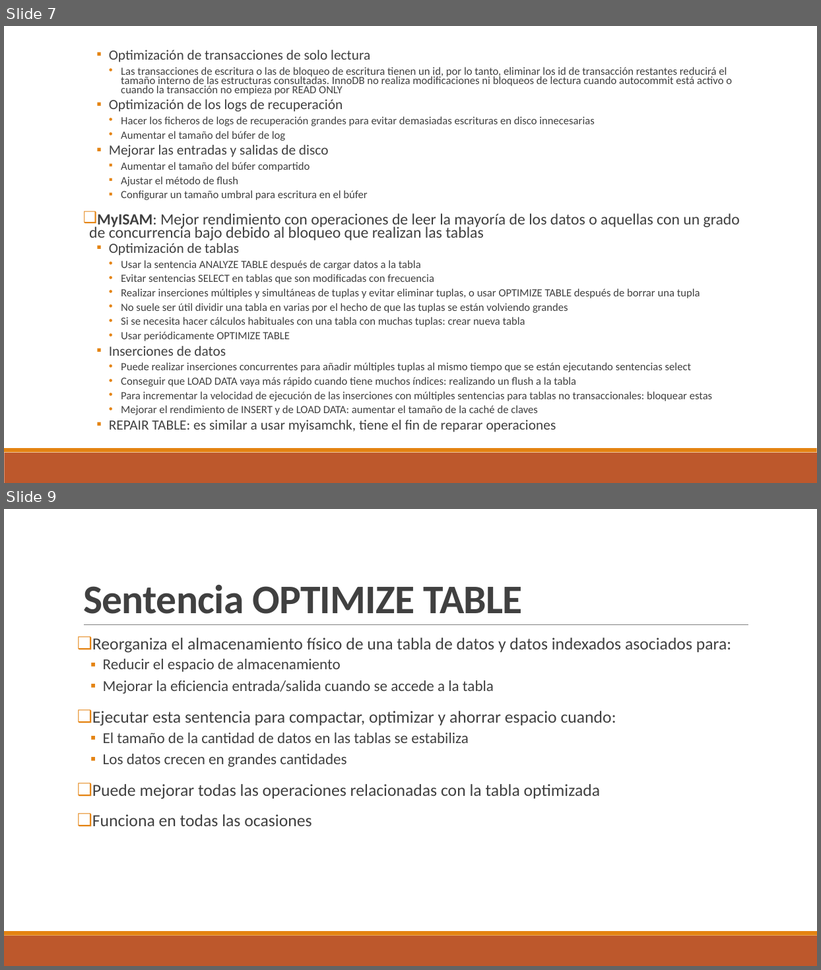
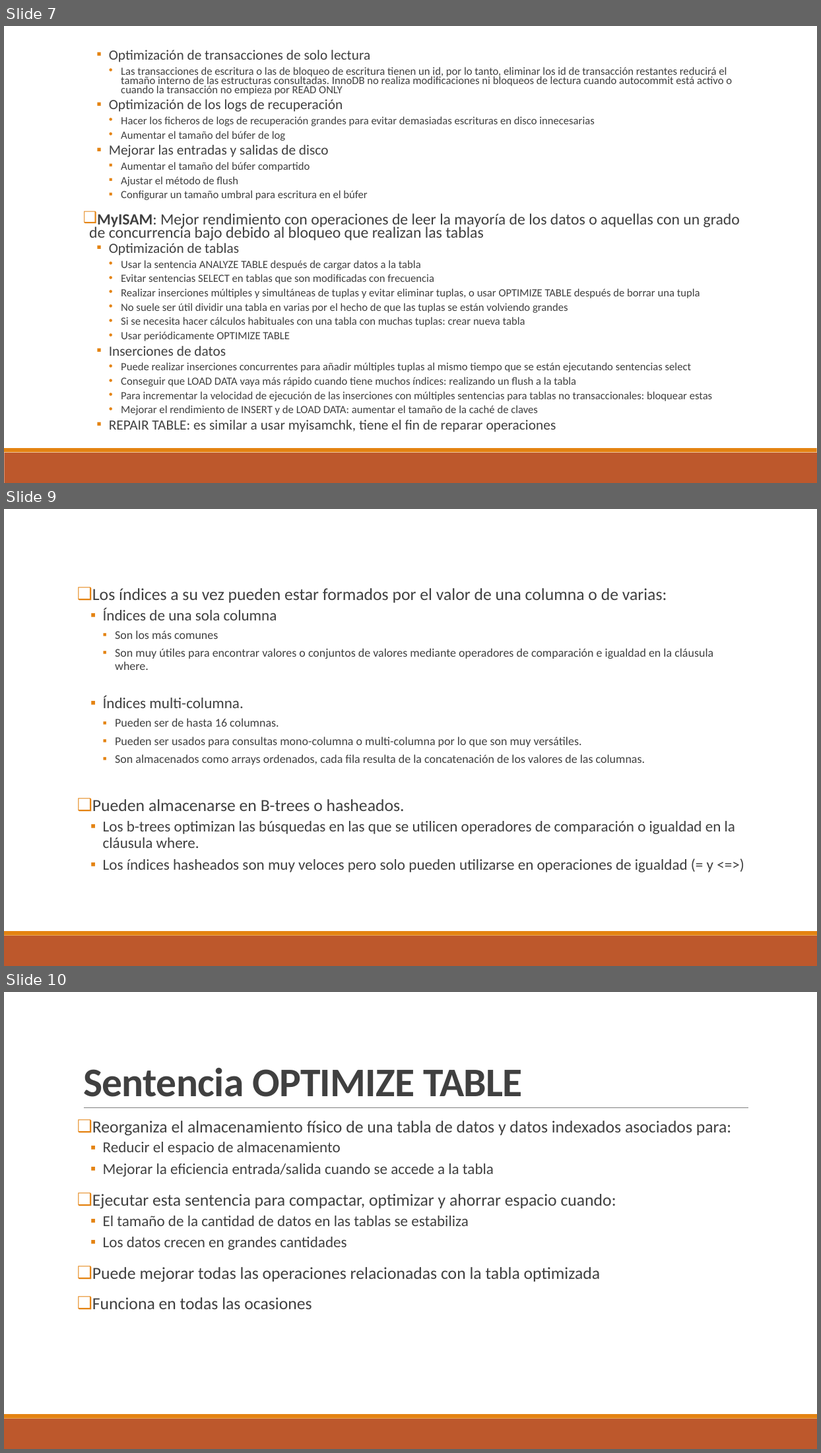
Before and after one commit to GZA1/TrabajoDesarrolloBDII, a slide deck: TrabajoDesarrollo-BDII-GonzaloSenovilla-MiguelVítores.pptx. Shown one above the other, each under a label of ours: slides 7 and 9 before the commit, slides 7, 9 and 10 after it; the slides between them are not shown. The pictures are 821x970 and 821x1453 pixels, drawn with LibreOffice and Linux fonts; fonts in the diff are those of the drawing. Boxes give left, top, right and bottom in pixels: in the first picture for what was removed or moved away, otherwise in the second. Text is boxed around its words. In the diff, an @@ line names an element or a change of style, - is before the commit and + after.

```diff
--- a/TrabajoDesarrollo-BDII-GonzaloSenovilla-MiguelVítores.pptx
+++ b/TrabajoDesarrollo-BDII-GonzaloSenovilla-MiguelVítores.pptx
@@ slide 9 added at (4, 509, 817, 966), background #FFFFFF; not listed: 2 template elements that a slide beside it also shows @@
@@ text added at (92, 588, 735, 873), 14 pt, text #404040 @@
+❑ Los índices a su vez pueden estar formados por el valor de una columna o de varias:
+  ▪ Índices de una sola columna
+    ▪ Son los más comunes
+    ▪ Son muy útiles para encontrar valores o conjuntos de valores mediante operadores de comparación e igualdad en la cláusula where.
+  ▪ Índices multi-columna.
+    ▪ Pueden ser de hasta 16 columnas.
+    ▪ Pueden ser usados para consultas mono-columna o multi-columna por lo que son muy versátiles.
+    ▪ Son almacenados como arrays ordenados, cada fila resulta de la concatenación de los valores de las columnas.
+❑ Pueden almacenarse en B-trees o hasheados.
+  ▪ Los b-trees optimizan las búsquedas en las que se utilicen operadores de comparación o igualdad en la cláusula where.
+  ▪ Los índices hasheados son muy veloces pero solo pueden utilizarse en operaciones de igualdad (= y <=>)
@@ what was slide 9 is now slide 10 @@
```
Also in this commit, not shown: 1 slide changed.
